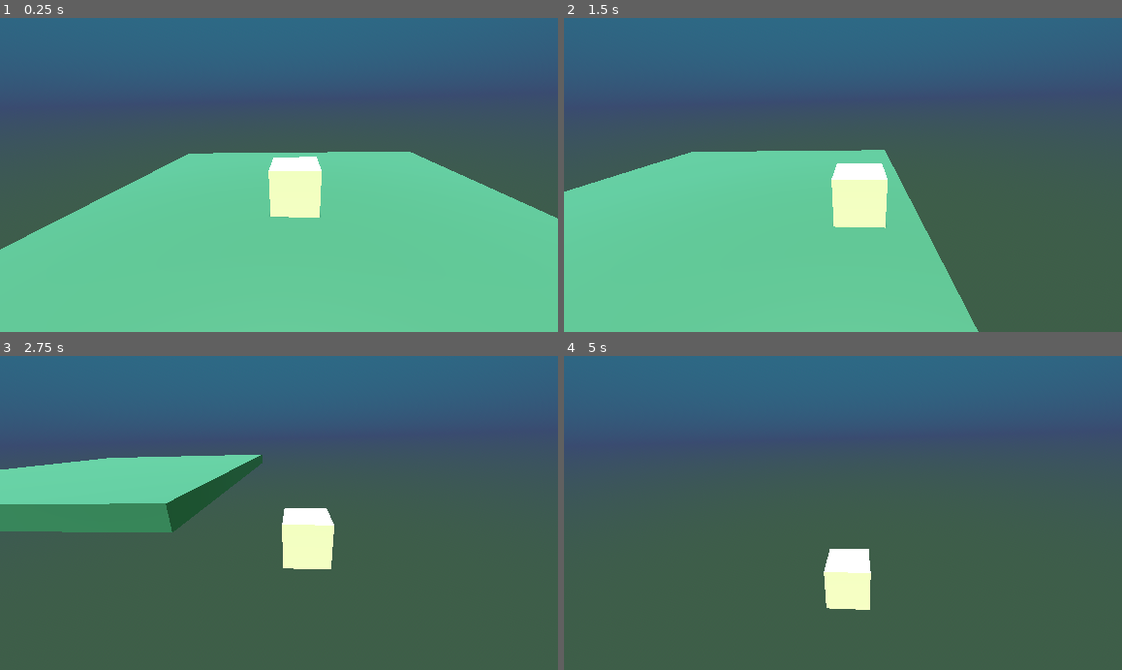
Above: before the commit, frames 1-4 (two rows, left to right).
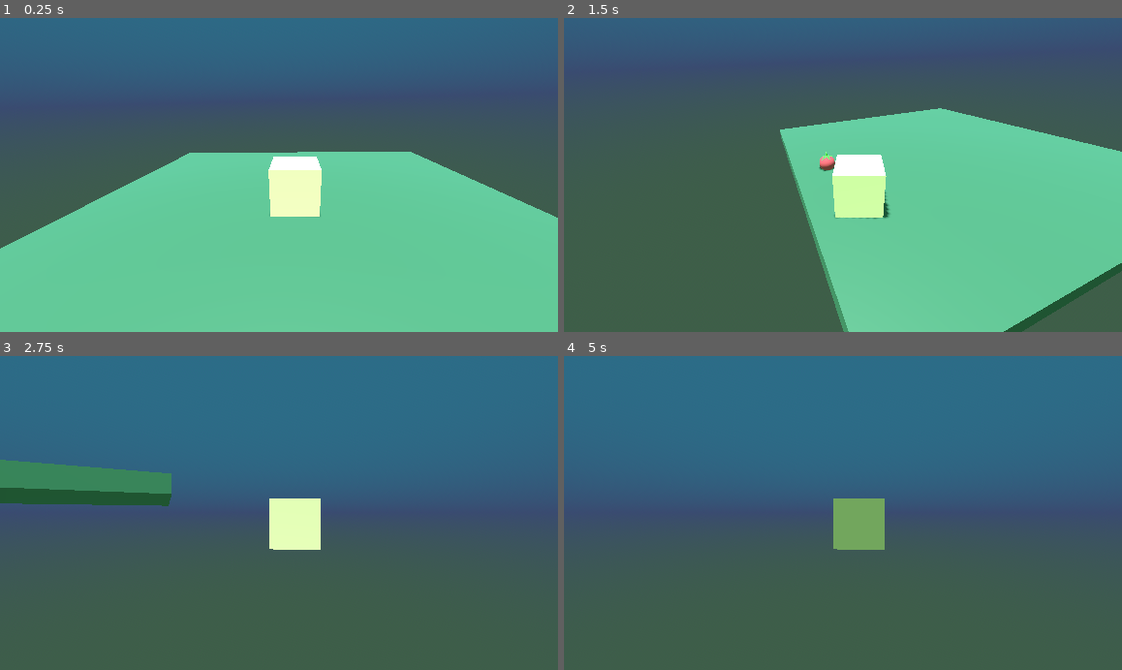
Above: after the commit, the same moments.

Repository: myrrhpansies/moPeachesTEST
Game: Godot game, scene res://scenes/level_1.tscn
Two runs of this game, one before a commit and one after it. Both use one fixed random seed, a clock stepped at 60 frames per second and the inputs below. The project has no main scene, so this scene is started directly.
Inputs (mouse positions are in pixels of both pictures, inside the frame that each line leads up to):
- Up to frame 1 (0.25 s): no input
- Up to frame 2 (1.5 s): tap Enter (ui_accept) at 0.5, 0.77 s; move the mouse to (965, 159) at 0.52 s; hold D (Right) 0.53-1.28 s; click (965, 159) at 0.67 s; move the mouse to (731, 190) at 1.27 s; hold S (Down) from 1.28 s (still down); click (731, 190) at 1.42 s
- Up to frame 3 (2.75 s): tap Enter (ui_accept) at 1.52 s; move the mouse to (334, 443) at 2.02 s; release S (Down) at 2.03 s; hold D (Right) from 2.03 s (still down); click (334, 443) at 2.17 s
- Up to frame 4 (5 s): move the mouse to (815, 575) at 2.77 s; release D (Right) at 2.78 s; hold W (Up) 2.78-3.53 s; click (815, 575) at 2.92 s; tap Enter (ui_accept) at 3.02, 3.77, 4.52 s; move the mouse to (1010, 560) at 3.52 s; hold A (Left) from 3.53 s (still down); click (1010, 560) at 3.67 s; tap Escape (ui_cancel) at 4.15 s; move the mouse to (675, 465) at 4.27 s; click (675, 465) at 4.42 s

The runs differ from the first frame. In frame 1, 0.2% of the frame differs, in the area x 0-100%, y 42-74%; in frame 2, 52%, in the area x 0-100%, y 17-100%; in frame 3, 31%; in frame 4, 32%.

Commit message:
camera stuff

Diff:
--- a/project.godot
+++ b/project.godot
@@ -18,6 +18,7 @@
 window/size/viewport_width=576
 window/size/viewport_height=324
 window/stretch/mode="viewport"
+window/stretch/aspect="ignore"
 
 [input]
 
--- a/scenes/Blossom.gd
+++ b/scenes/Blossom.gd
@@ -3,6 +3,7 @@
 
 const SPEED = 5.0
 const JUMP_VELOCITY = 4.5
+@export var sensitivity = 100
 
 # Get the gravity from the project settings to be synced with RigidBody nodes.
 var gravity = ProjectSettings.get_setting("physics/3d/default_gravity")
@@ -23,7 +24,7 @@
 	# Get the input direction and handle the movement/deceleration.
 	# As good practice, you should replace UI actions with custom gameplay actions.
 	var input_dir = Input.get_vector("Left", "Right", "Up", "Down")
-	var direction = (transform.basis * Vector3(input_dir.x, 0, input_dir.y)).normalized()
+	var direction = (transform.basis *Vector3(input_dir.x, 0, input_dir.y)).normalized()
 	if direction:
 		velocity.x = direction.x * SPEED
 		velocity.z = direction.z * SPEED
@@ -31,6 +32,13 @@
 		velocity.x = move_toward(velocity.x, 0, SPEED)
 		velocity.z = move_toward(velocity.z, 0, SPEED)
 
+
 	move_and_slide()
-	#camera controller
-	$cameraCon.position = lerp($cameraCon.position , position, 0.25)
+#	#camera controller
+#	$cameraCon.position = lerp($cameraCon.position , position, 0.25)
+
+func _input(event):
+	if event is InputEventMouseMotion:
+		rotation.y -= event.relative.x / sensitivity
+		$cameraCon.rotation.x -= event.relative.y / sensitivity
+		$cameraCon.rotation.x = clamp($cameraCon.rotation.x, deg_to_rad(-20), deg_to_rad(20))
--- a/scenes/Blossom.tscn
+++ b/scenes/Blossom.tscn
@@ -21,10 +21,7 @@
 shape = SubResource("BoxShape3D_jqdg6")
 
 [node name="cameraCon" type="Node3D" parent="."]
-top_level = true
 
-[node name="cameraTar" type="Node3D" parent="cameraCon"]
-transform = Transform3D(0.996995, 4.47035e-08, 0.0774673, -0.0266428, 0.938998, 0.342888, -0.0727417, -0.343922, 0.936176, 0, 1.7446, 4.14614)
-
-[node name="Camera3D" type="Camera3D" parent="cameraCon/cameraTar"]
+[node name="Camera3D" type="Camera3D" parent="cameraCon"]
+transform = Transform3D(0.996995, 6.3274e-08, 0.0774674, -0.0266428, 0.938998, 0.342889, -0.0727417, -0.343922, 0.936176, 0, 1.7446, 4.14614)
 current = true
--- /dev/null
+++ b/scenes/level_1.gd
@@ -0,0 +1,18 @@
+extends Node3D
+
+var mouseVis = false
+
+# Called when the node enters the scene tree for the first time.
+func _ready():
+	Input.set_mouse_mode(Input.MOUSE_MODE_CAPTURED)
+
+
+# Called every frame. 'delta' is the elapsed time since the previous frame.
+func _process(delta):
+	if Input.is_action_pressed("ui_cancel"):
+		Input.set_mouse_mode(Input.MOUSE_MODE_VISIBLE)
+		mouseVis =  true
+
+	if mouseVis and Input.is_mouse_button_pressed(MOUSE_BUTTON_LEFT):
+		Input.set_mouse_mode(Input.MOUSE_MODE_CAPTURED)
+		mouseVis =  false
--- a/scenes/level_1.tscn
+++ b/scenes/level_1.tscn
@@ -1,5 +1,6 @@
-[gd_scene load_steps=7 format=3 uid="uid://cfejhx1hmxhek"]
+[gd_scene load_steps=8 format=3 uid="uid://cfejhx1hmxhek"]
 
+[ext_resource type="Script" path="res://scenes/level_1.gd" id="1_13hux"]
 [ext_resource type="PackedScene" uid="uid://c58vkh2tbeeaa" path="res://scenes/Blossom.tscn" id="2_rf4ia"]
 [ext_resource type="PackedScene" uid="uid://c3qbj17hfqlds" path="res://scenes/tomato.tscn" id="3_4mvir"]
 [ext_resource type="Environment" uid="uid://2ircmb5swwhi" path="res://scenes/level_1.tres" id="3_r7w7m"]
@@ -16,6 +17,7 @@
 size = Vector3(10, 0.5, 10)
 
 [node name="Level1" type="Node3D"]
+script = ExtResource("1_13hux")
 
 [node name="floor" type="StaticBody3D" parent="."]
 transform = Transform3D(1, 0, 0, 0, 1, 0, 0, 0, 1, 0, -0.241192, 0)
